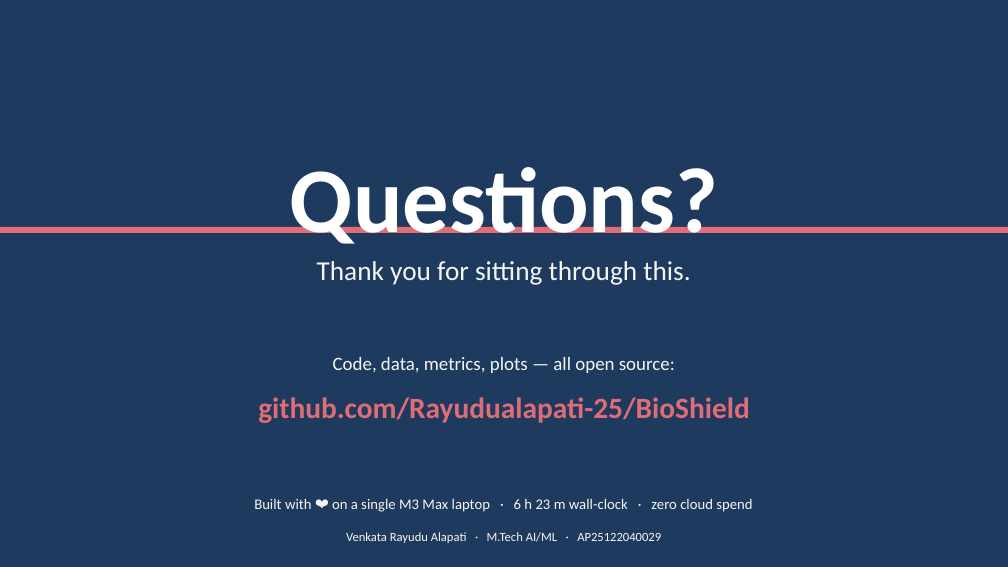
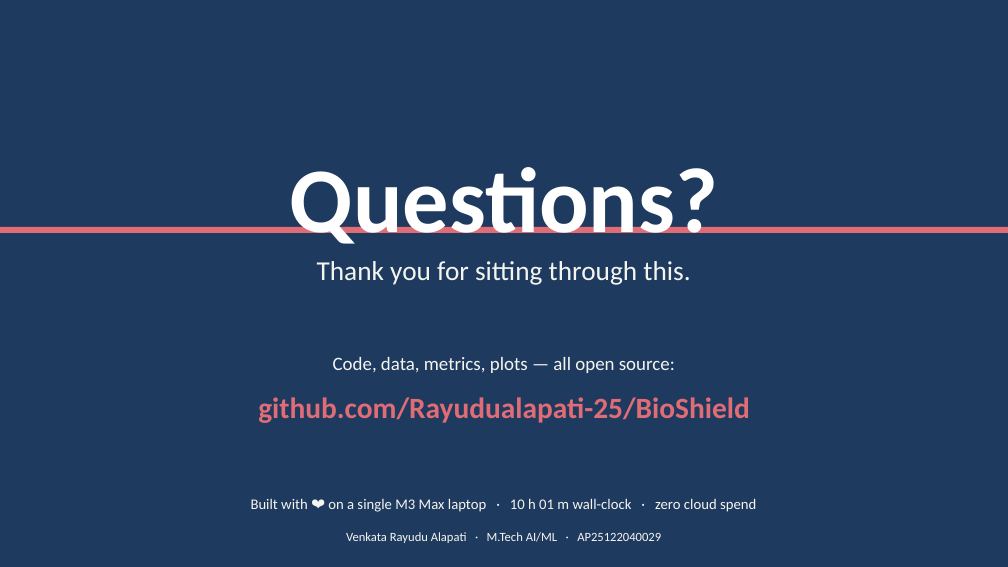
Before and after one commit to Rayudualapati-25/BioShield, a slide deck: slide 16 of experiments/BioShield_class_presentation.pptx. Drawn at 1008x567 pixels with LibreOffice and Linux fonts; fonts in the diff are those of the drawing. Boxes give left, top, right and bottom in pixels: in the first picture for what was removed or moved away, otherwise in the second. Text is boxed around its words. In the diff, an @@ line names an element or a change of style, - is before the commit and + after.

```diff
--- a/experiments/BioShield_class_presentation.pptx
+++ b/experiments/BioShield_class_presentation.pptx
@@ text at [251,498,756,512]: text changed @@
-Built with ❤️ on a single M3 Max laptop · 6 h 23 m wall-clock · zero cloud spend
+Built with ❤️ on a single M3 Max laptop · 10 h 01 m wall-clock · zero cloud spend
```
Also in this commit, not shown: 8 other slides changed, 1 slide added, 1 slide removed, 28 other files.
